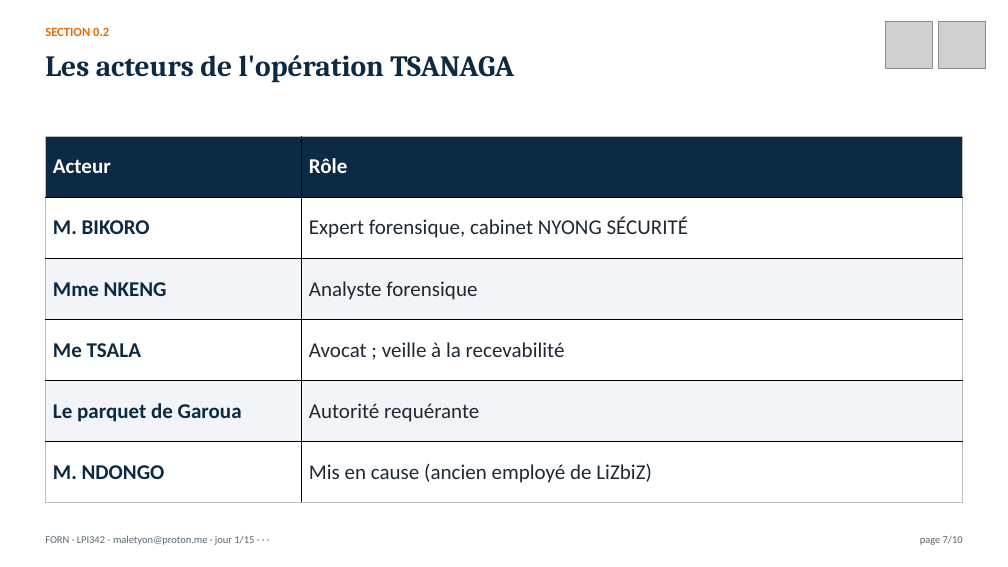
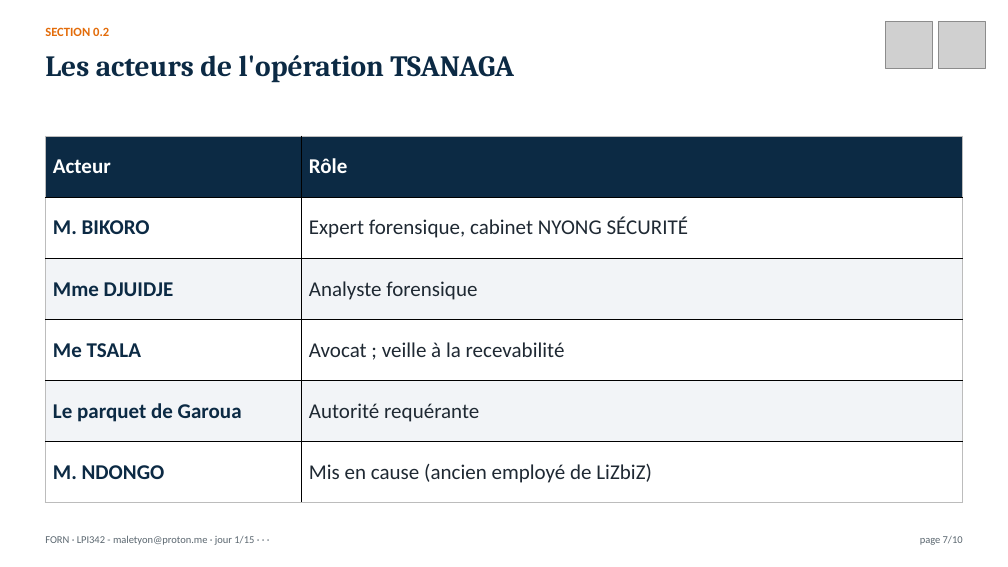
Before and after one commit to MaletYon/cours-forn, a slide deck: slide 7 of Présentation/FORN_J01.pptx. Drawn at 1008x567 pixels with LibreOffice and Linux fonts; fonts in the diff are those of the drawing; grey boxes stand for pictures. Boxes give left, top, right and bottom in pixels: in the first picture for what was removed or moved away, otherwise in the second. Text is boxed around its words. In the diff, an @@ line names an element or a change of style, - is before the commit and + after.

```diff
--- a/Présentation/FORN_J01.pptx
+++ b/Présentation/FORN_J01.pptx
@@ table at [45, 136, 963, 503] @@
-row 3, column 1: Mme NKENG
+row 3, column 1: Mme DJUIDJE
```
Also in this commit, not shown: 26 other files.
